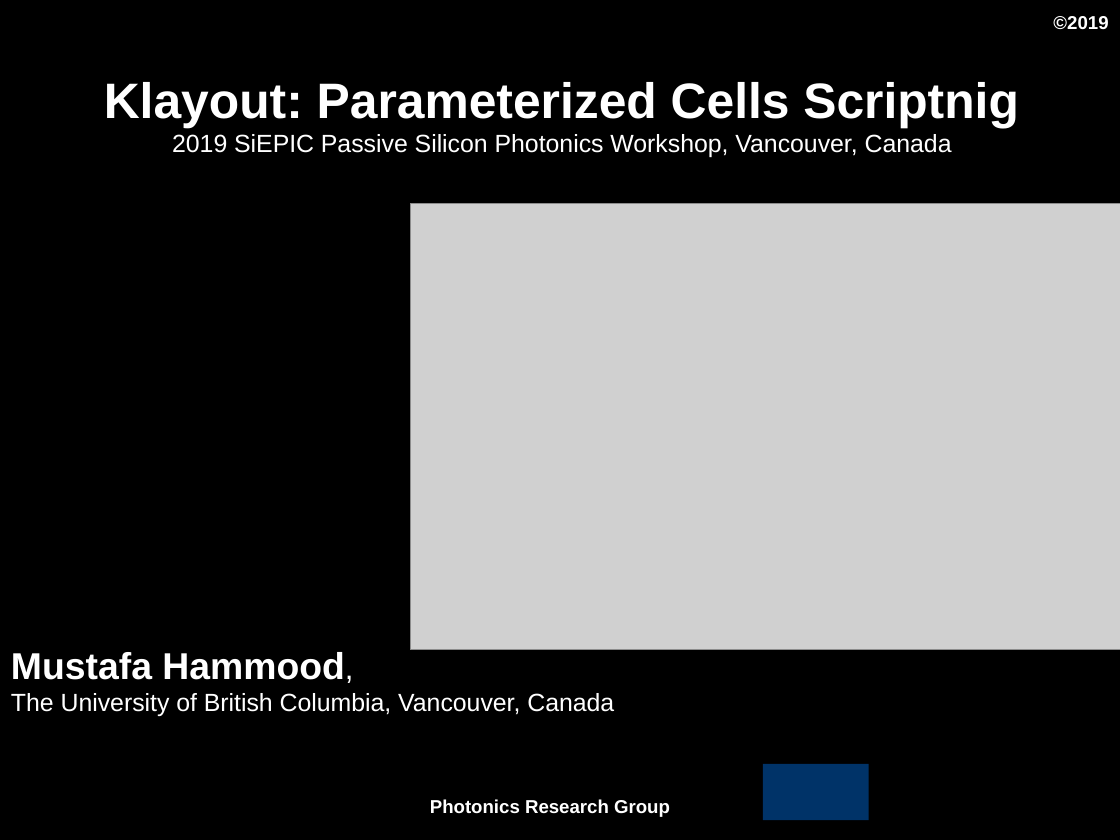
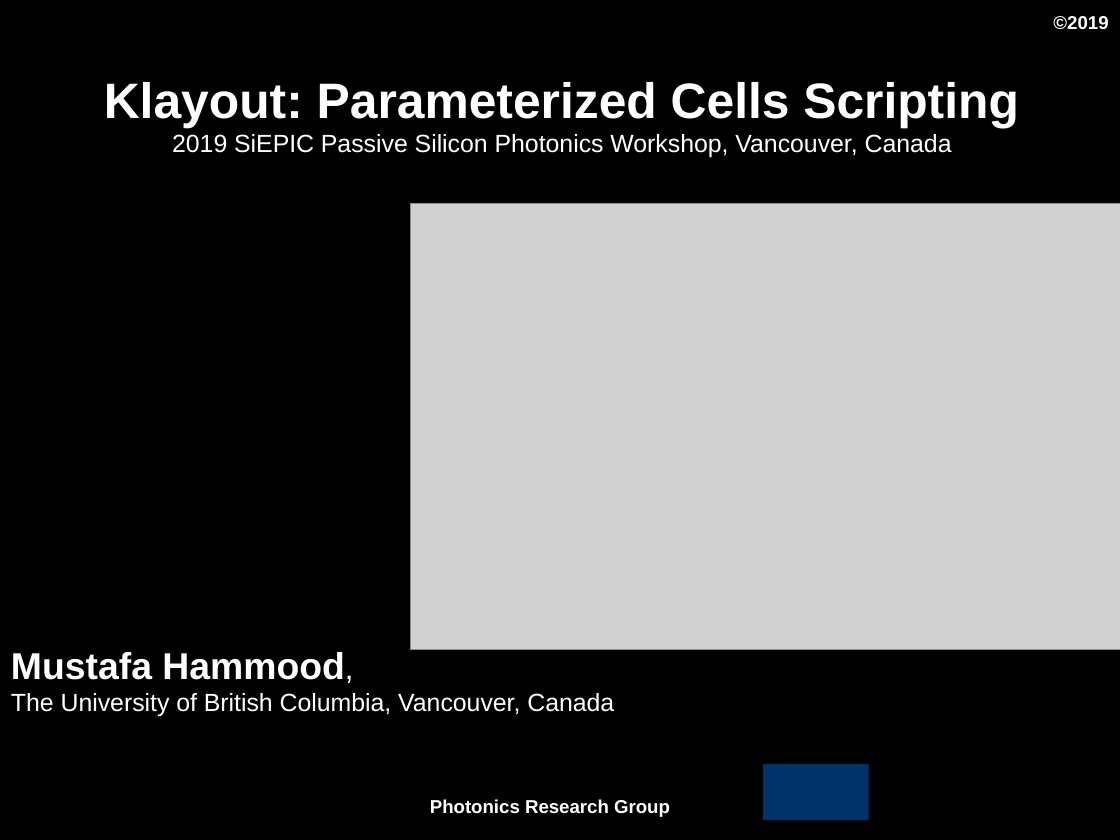
Before and after one commit to SiEPIC/SiEPIC_EBeam_PDK, a slide deck: slide 1 of Developers/Scripting_guide/KLayout_PCell.pptx. Drawn at 1120x840 pixels with LibreOffice and Linux fonts; fonts in the diff are those of the drawing; grey boxes stand for pictures; background and template pictures are left out. Boxes give left, top, right and bottom in pixels: in the first picture for what was removed or moved away, otherwise in the second. Text is boxed around its words. In the diff, an @@ line names an element or a change of style, - is before the commit and + after.

Commit message:
documentation fix for scripting guide

```diff
--- a/Developers/Scripting_guide/KLayout_PCell.pptx
+++ b/Developers/Scripting_guide/KLayout_PCell.pptx
@@ title at (104,82,1019,157): text changed @@
-Klayout: Parameterized Cells Scriptnig
-2019 SiEPIC Passive Silicon Photonics Workshop, Vancouver, Canada
+Klayout: Parameterized Cells Scripting
+2019 SiEPIC Passive Silicon Photonics Workshop, Vancouver, Canada
```
Also in this commit, not shown: 1 other file.
